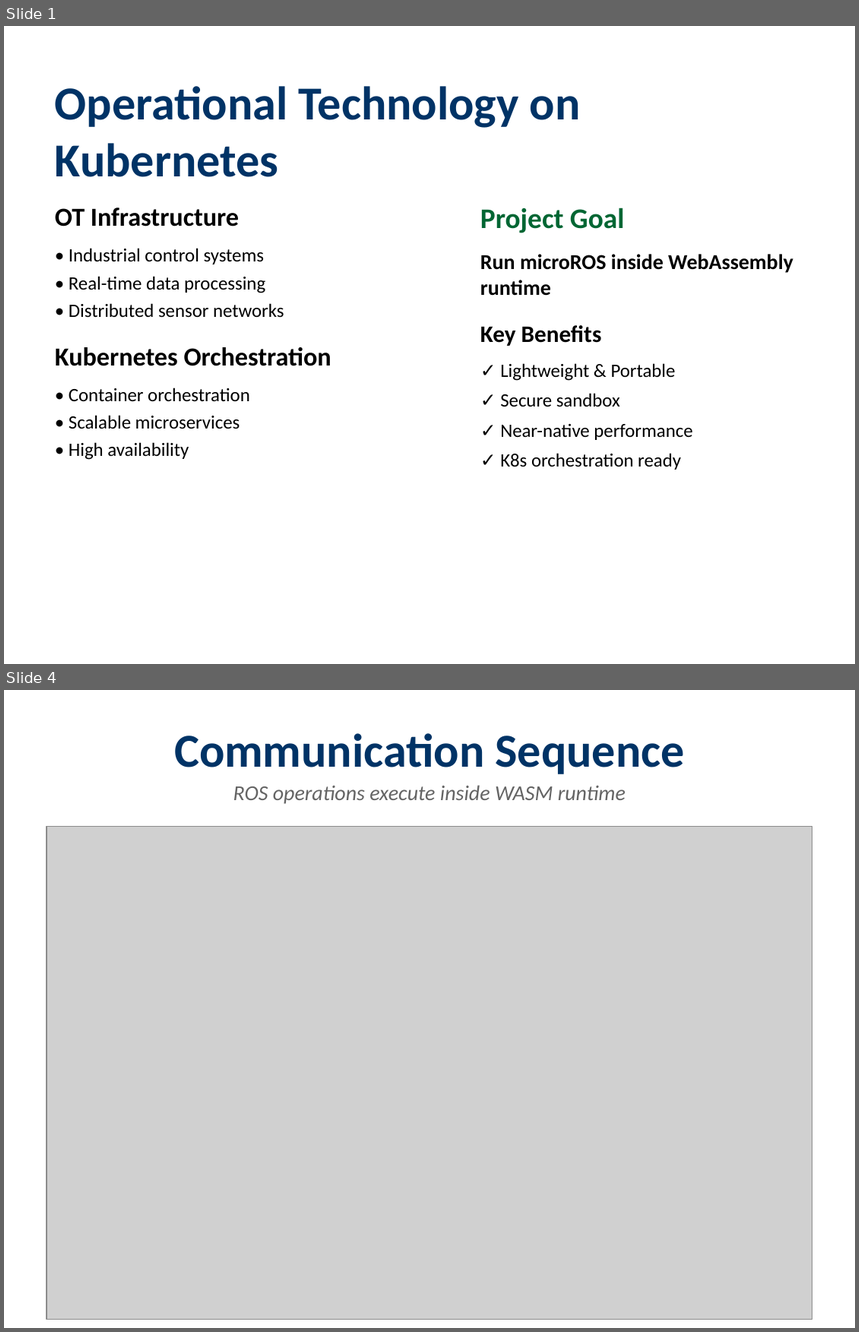
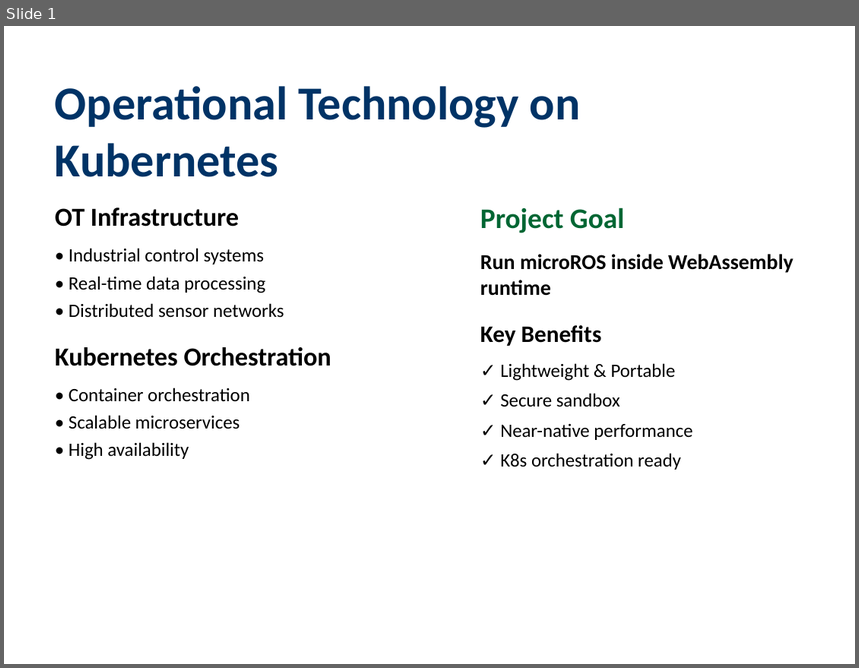
Before and after one commit to lucadagati/ros_wasm_example, a slide deck: microROS_WASM_K8s_Feasibility.pptx. Shown one above the other, each under a label of ours: slides 1 and 4 before the commit, slide 1 after it; the slides between them are not shown. The pictures are 859x1332 and 859x668 pixels, drawn with LibreOffice and Linux fonts; fonts in the diff are those of the drawing; grey boxes stand for pictures. Boxes give left, top, right and bottom in pixels: in the first picture for what was removed or moved away, otherwise in the second. Text is boxed around its words. In the diff, an @@ line names an element or a change of style, - is before the commit and + after.

Commit message:
Complete: All tests executed, README updated, PPTX regenerated
- Functional tests: 18/18 PASS
- System tests: 10/12 PASS (2 expected failures for external deps)
- README updated with target architecture (microROS in WASM)
- PPTX regenerated with all UML diagrams
- All files committed and ready for push

```diff
--- a/microROS_WASM_K8s_Feasibility.pptx
+++ b/microROS_WASM_K8s_Feasibility.pptx
@@ slide 4 removed at bbox=[4, 690, 855, 1328], background #FFFFFF @@
@@ text removed at bbox=[174, 733, 684, 774] @@
-Communication Sequence
@@ text removed at bbox=[234, 785, 626, 804] @@
-ROS operations execute inside WASM runtime
@@ picture removed at bbox=[47, 826, 813, 1320] @@
```
Also in this commit, not shown: 1 slide changed, 1 slide added, 4 other slides removed, 4 other files.
